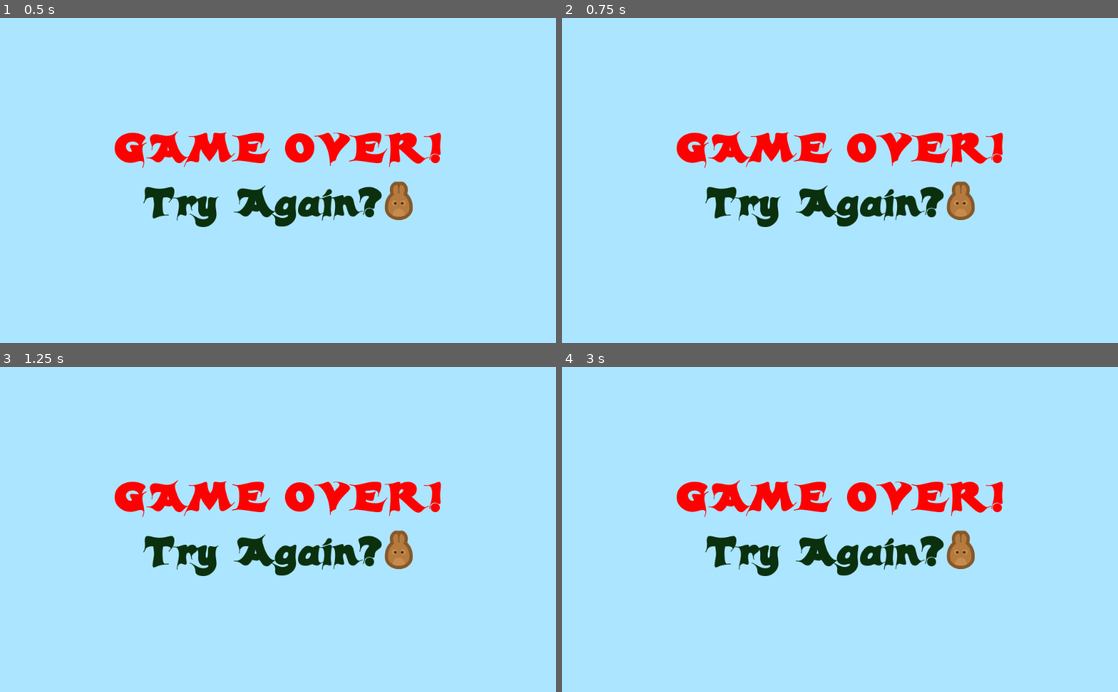
Above: before the commit, frames 1-4 (two rows, left to right).
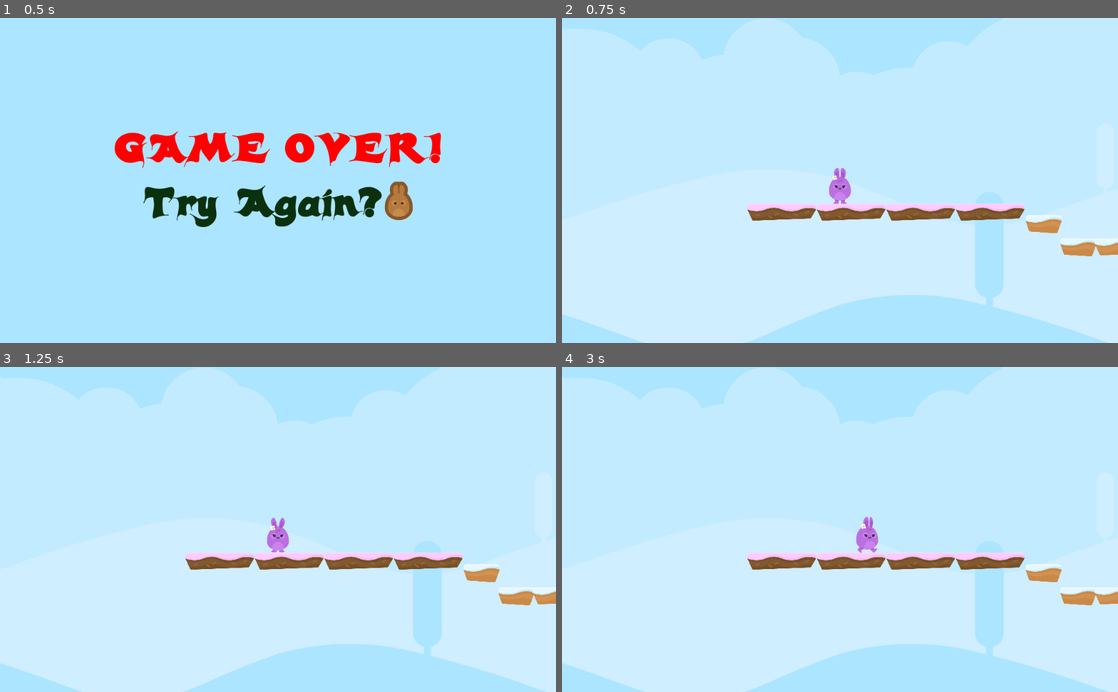
Above: after the commit, the same moments.

Repository: KennedyMungai/SimplePlatformer
Game: Godot game, scene res://Scenes/GameOver.tscn
The game is run twice, just before and just after one commit, with the same random seed, the same clock (stepped at 60 frames per second) and the same inputs. This scene is started directly instead of the project's main scene.
Inputs (mouse positions are in pixels of both pictures, inside the frame that each line leads up to):
- Up to frame 1 (0.5 s): no input
- Up to frame 2 (0.75 s): click (962, 206) at 0.5 s
- Up to frame 3 (1.25 s): no input
- Up to frame 4 (3 s): click (962, 555) at 1.27 s; click (962, 555) at 2.02 s; hold D (right) from 2.78 s (still down)

Frame 1 is identical in both runs. In frame 2, 43% of the frame differs, in the area x 0-100%, y 32-100%; in frame 3, 43%; in frame 4, 43%.

Commit message:
Added logic to switch scenes when the button is pressed

Diff:
--- a/Scripts/GameOver.gd
+++ b/Scripts/GameOver.gd
@@ -3,4 +3,4 @@
 
 
 func _on_RestartButton_pressed() -> void:
-	pass # Replace with function body.
+	get_tree().change_scene("res://Scenes/Levels/Level1.tscn");
